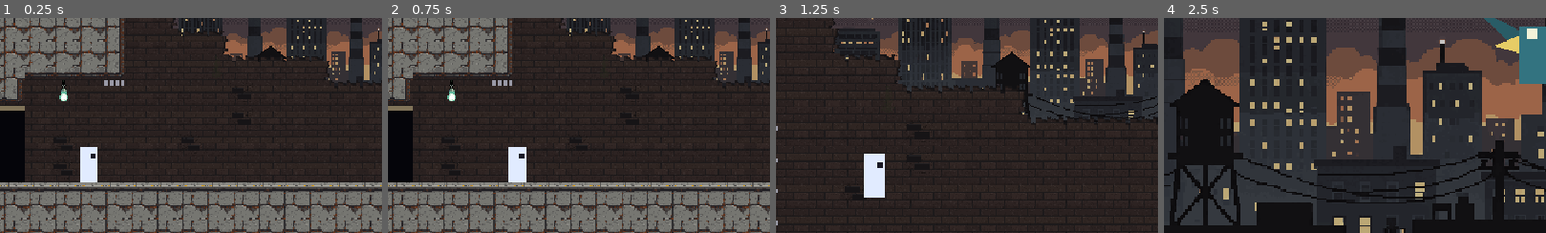
Above: before the commit, frames 1-4 (left to right).
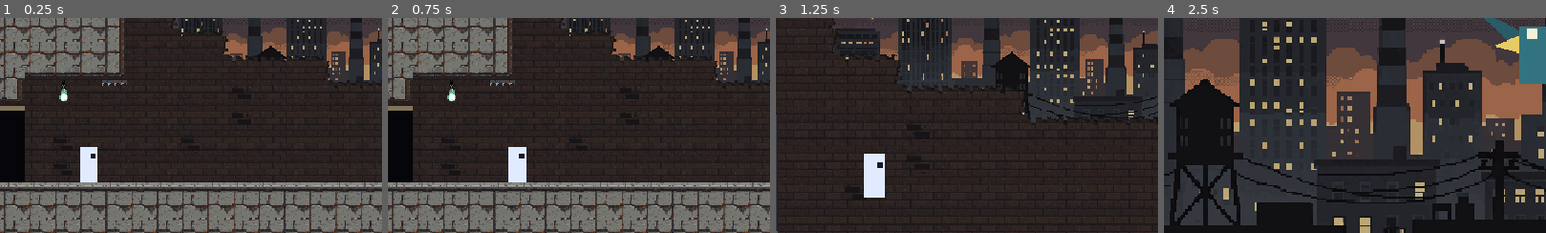
Above: after the commit, the same moments.

Repository: xipheon/hollowlike
Game: Godot game, scene res://scenes/aerie_room.tscn
Same seed, same stepped clock (60 frames per second), same inputs: the game is played once before the commit and once after it. This scene is started directly instead of the project's main scene.
Inputs (mouse positions are % of the whole screen's width and height, from its top left):
- Up to frame 1 (0.25 s): no input
- Up to frame 2 (0.75 s): tap Enter (ui_accept) at 0.5 s; move the mouse to (72, 45) at 0.52 s; hold D (move_right) from 0.53 s (still down); hold J (attack) from 0.53 s (still down); click (72, 45) at 0.67 s
- Up to frame 3 (1.25 s): keep holding D (move_right); keep holding J (attack); tap Space (jump) at 0.77 s
- Up to frame 4 (2.5 s): move the mouse to (30, 55) at 1.27 s; release D (move_right) at 1.28 s; release J (attack) at 1.28 s; hold S (move_down) 1.28-2.03 s; tap K (dash) at 1.35 s; tap Space (jump) at 1.52 s; move the mouse to (60, 28) at 2.02 s; hold D (move_right) from 2.03 s (still down); hold Shift (sprint) from 2.03 s (still down)
The pictures show only the part of the screen within x 0-50%, y 50-100%; the shares and areas given below are measured in that part.

The runs differ from the first frame. In frame 1, 0.2% of the frame differs, in the area x 26-34%, y 28-32%; in frame 2, 0.2%; in frame 3, 0.2%, in the area x 0-1%, y 44-100%; in frame 4, nothing differs.

Commit message:
Draw arena gates as rusted roll-up shutters
tools/make_gate_tiles.gd draws GATE (ribbed slats between guide rails,
repeating down the column), GATE END (ending in a bolted bar with teeth)
and GATE UP (just the bar and teeth under the lintel when raised).
RoomArt keeps the gates on their own layer and switches them when
main.gd shuts or opens the arena; the placeholder bars are gone.

Co-Authored-By: Claude Opus 5.5 <noreply@anthropic.com>

Diff:
--- a/scripts/main.gd
+++ b/scripts/main.gd
@@ -1,6 +1,6 @@
 extends Node2D
 ## Builds a room from LevelData (ASCII): tile art (RoomArt), collisions and
-## hazards, entities. Gates and doors are still placeholders drawn here.
+## hazards, entities. Doors are still placeholders drawn here.
 
 const TILE := 32
 const LAYER_WORLD := 1
@@ -8,7 +8,6 @@
 const SPIKE_HEIGHT := 24.0   # damage area: the bottom of the tile, up to the spike tips
 const DOOR_COLOR := Color(0.02, 0.02, 0.04)
 const DOOR_FRAME_COLOR := Color(0.5, 0.45, 0.35)
-const GATE_COLOR := Color(0.6, 0.6, 0.65)
 const ARENA_TRIGGER_INSET := 3   # tiles past a gate before the boss fight starts
 const INTRO_ZOOM := 2.2
 const INTRO_ZOOM_IN_TIME := 0.7
@@ -21,6 +20,7 @@
 @export var room := "start"
 
 var _rows: Array
+var _art: RoomArt
 var _w := 0
 var _h := 0
 var _player: Player
@@ -40,7 +40,8 @@
 		_w = maxi(_w, row.length())
 	_h = _rows.size()
 
-	RoomArt.new(_rows, _w, _h).build(self, room, LevelData.ROOMS[room].get("background", []))
+	_art = RoomArt.new(_rows, _w, _h)
+	_art.build(self, room, LevelData.ROOMS[room].get("background", []))
 	_build_solids()
 	_spawn_entities()
 	_hud = HUD.new()
@@ -210,7 +211,7 @@
 	_gate_closed = closed
 	for shape in _gate_shapes:
 		shape.set_deferred("disabled", not closed)
-	queue_redraw()
+	_art.set_gates_closed(closed)
 
 
 # ------------------------------------------------------------- Level ----
@@ -441,21 +442,12 @@
 
 # ------------------------------------------------- Placeholder tile art ----
 
-# Ground, platforms, spikes, acid and the background are tile art (RoomArt). These still aren't.
+# Everything else is tile art (RoomArt). Doors still aren't.
 func _draw() -> void:
 	for y in _h:
 		for x in _w:
 			var r := Rect2(x * TILE, y * TILE, TILE, TILE)
 			match _ch(x, y):
-				"|":
-					if _gate_closed:
-						for i in 4:
-							draw_rect(Rect2(r.position.x + 3 + i * 7, r.position.y, 4, TILE), GATE_COLOR)
-						draw_rect(Rect2(r.position.x, r.position.y + 12, TILE, 4), GATE_COLOR)
-					elif _ch(x, y - 1) != "|":
-						# Raised gate: just the spiked bottom edge peeking out under the lintel.
-						for i in 4:
-							draw_rect(Rect2(r.position.x + 3 + i * 7, r.position.y, 4, 8), GATE_COLOR)
 				">":
 					draw_rect(r, DOOR_COLOR)
 					if _ch(x, y - 1) == "#":
--- a/scripts/room_art.gd
+++ b/scripts/room_art.gd
@@ -1,7 +1,7 @@
 class_name RoomArt
 extends RefCounted
 ## Builds a room's tile art from its ASCII rows: solid terrain, one-way
-## platforms, spikes and acid on the
+## platforms, spikes, arena gates and acid on the
 ## main tile sheet, the warehouse wall behind (with windows the skyline shows
 ## through), and the far skyline as a parallax layer. Art only: collisions and
 ## hazards stay in main.gd.
@@ -30,6 +30,9 @@
 const PLAT_R := Vector2i(2, 4)
 const PLAT_ONE := Vector2i(3, 4)
 const SPIKES := [Vector2i(4, 4), Vector2i(5, 4), Vector2i(3, 6), Vector2i(4, 6)]
+const GATE := Vector2i(6, 4)       # shut: the shutter, repeating down the column
+const GATE_END := Vector2i(7, 4)   # shut: its bottom tile, with the teeth
+const GATE_UP := Vector2i(0, 6)    # raised: just the teeth under the lintel
 const ACID_FRAMES := 4
 const ACID_FRAME_TIME := 0.24
 
@@ -80,6 +83,7 @@
 var _h := 0
 var _rng := RandomNumberGenerator.new()
 var _terrain_by_sides := {}
+var _gates: TileMapLayer
 
 
 func _init(rows: Array, width: int, height: int) -> void:
@@ -98,6 +102,25 @@
 	parent.add_child(_make_skyline())
 	parent.add_child(_make_background(background_rows))
 	parent.add_child(_make_foreground())
+	_gates = _layer(TILESET, 0)
+	_gates.name = "Gates"
+	for coords in [GATE, GATE_END, GATE_UP]:
+		_ensure_tile(_gates, coords)
+	parent.add_child(_gates)
+	set_gates_closed(false)
+
+
+## Shows the arena gates (`|`) shut, or raised with only their teeth showing.
+func set_gates_closed(closed: bool) -> void:
+	_gates.clear()
+	for y in _h:
+		for x in _w:
+			if _ch(x, y) != "|":
+				continue
+			if closed:
+				_gates.set_cell(Vector2i(x, y), 0, GATE_END if _ch(x, y + 1) != "|" else GATE)
+			elif _ch(x, y - 1) != "|":
+				_gates.set_cell(Vector2i(x, y), 0, GATE_UP)
 
 
 func _ch(x: int, y: int) -> String:
--- /dev/null
+++ b/tools/make_gate_tiles.gd
@@ -0,0 +1,120 @@
+extends SceneTree
+## Draws the arena gate as a rusted roll-up steel shutter (GATE, GATE END and
+## GATE UP on the tile sheet) and writes a preview. GATE is the ribbed shutter
+## and repeats up the column; GATE END is its bottom tile, ending in a heavy
+## bar with teeth; GATE UP is just that bar and teeth peeking out under the
+## lintel when the gate is raised. Run from the project folder:
+##   godot --headless --path . --script res://tools/make_gate_tiles.gd
+
+const TILE := 32
+const SHEET_PATH := "res://art/tiles/tileset.png"
+const PREVIEW_PATH := "res://art/tiles/source/gate_preview.png"
+const PREVIEW_SCALE := 4
+const GATE := Vector2i(6, 4)
+const GATE_END := Vector2i(7, 4)
+const GATE_UP := Vector2i(0, 6)
+
+const SLAT := 8          # px per shutter slat; divides TILE so the shutter repeats
+const RAIL := 3          # width of the guide channel down each side
+const BAR := 6           # height of the bottom bar
+const TEETH := 4         # height of the teeth below it
+const TOOTH_PITCH := 8
+const UP_SHOWS := 8      # px of bar and teeth showing when raised (SHEETS.md)
+
+# Slat rows, top to bottom: highlight, face, face, face, face, shadow, groove, shadow.
+const SLAT_ROWS := [Color8(128, 136, 144), Color8(100, 106, 114), Color8(96, 102, 110), Color8(92, 98, 106),
+	Color8(88, 94, 102), Color8(62, 66, 74), Color8(34, 36, 42), Color8(56, 60, 68)]
+const RAIL_COLORS := [Color8(30, 32, 38), Color8(52, 56, 62), Color8(40, 42, 48)]
+const BAR_COLORS := [Color8(140, 146, 150), Color8(84, 88, 94), Color8(66, 70, 76), Color8(40, 42, 48)]
+const TOOTH := Color8(150, 156, 160)
+const TOOTH_DARK := Color8(70, 74, 80)
+const OUTLINE := Color8(22, 22, 26)
+const RUST := Color8(122, 62, 30)
+const RUST_DARK := Color8(84, 40, 22)
+
+
+func _init() -> void:
+	var gate := _shutter()
+	var end := _shutter()
+	_bar_and_teeth(end, TILE - BAR - TEETH)
+	# Raised: the last UP_SHOWS px of the bottom end, at the top of the tile.
+	var up := Image.create(TILE, TILE, false, Image.FORMAT_RGBA8)
+	up.blit_rect(end, Rect2i(0, TILE - UP_SHOWS, TILE, UP_SHOWS), Vector2i.ZERO)
+
+	var sheet := Image.load_from_file(ProjectSettings.globalize_path(SHEET_PATH))
+	sheet.convert(Image.FORMAT_RGBA8)
+	for pair in [[gate, GATE], [end, GATE_END], [up, GATE_UP]]:
+		var at: Vector2i = pair[1] * TILE
+		sheet.fill_rect(Rect2i(at, Vector2i(TILE, TILE)), Color(0, 0, 0, 0))
+		sheet.blit_rect(pair[0], Rect2i(0, 0, TILE, TILE), at)
+	sheet.save_png(ProjectSettings.globalize_path(SHEET_PATH))
+	_save_preview(gate, end, up)
+	print("Wrote gate tiles to %s and preview to %s" % [SHEET_PATH, PREVIEW_PATH])
+	quit()
+
+
+func _noise(x: int, y: int, salt: int) -> float:
+	return float(absi(hash(Vector3i(x, y, salt))) % 1000) / 1000.0
+
+
+## Ribbed steel slats between two guide rails, with rust running down from the
+## grooves. Everything is worked out from y mod TILE, so it repeats vertically.
+func _shutter() -> Image:
+	var img := Image.create(TILE, TILE, false, Image.FORMAT_RGBA8)
+	for y in TILE:
+		for x in TILE:
+			var c: Color
+			if x < RAIL or x >= TILE - RAIL:
+				var k := x if x < RAIL else TILE - 1 - x
+				c = RAIL_COLORS[k]
+			else:
+				var row := y % SLAT
+				c = SLAT_ROWS[row]
+				# Rust streaks run down a slat from the groove above it.
+				var streak := _noise(x, y / SLAT, 1)
+				if streak < 0.18 and row < 1 + int(streak * 30.0):
+					c = RUST if row > 0 else RUST_DARK
+				elif _noise(x, y, 2) < 0.05:
+					c = c.darkened(0.15)
+			img.set_pixel(x, y, c)
+	return img
+
+
+## The heavy bottom bar, with bolts, and a row of teeth pointing down under it.
+func _bar_and_teeth(img: Image, top: int) -> void:
+	for y in range(top, top + BAR):
+		var k := y - top
+		for x in TILE:
+			var c: Color = BAR_COLORS[0] if k == 0 else BAR_COLORS[3] if k == BAR - 1 else BAR_COLORS[1] if k < 3 else BAR_COLORS[2]
+			if k in [2, 3] and x in [6, 7, 24, 25]:
+				c = BAR_COLORS[0] if k == 2 else BAR_COLORS[3]   # bolts
+			elif _noise(x, y, 3) < 0.08:
+				c = RUST
+			img.set_pixel(x, y, c)
+	for y in range(top + BAR, TILE):
+		var depth := y - top - BAR
+		for x in TILE:
+			var into := posmod(x - TOOTH_PITCH / 2, TOOTH_PITCH) - TOOTH_PITCH / 2   # -4..3, 0 = tooth centre
+			var half := 3 - depth
+			if into < -half or into > half:
+				img.set_pixel(x, y, Color(0, 0, 0, 0))
+				continue
+			var c := TOOTH if into >= 0 else TOOTH_DARK
+			if into == -half or into == half:
+				c = OUTLINE
+			img.set_pixel(x, y, c)
+
+
+## Shut (GATE x3 over GATE END) beside raised (GATE UP under a lintel).
+func _save_preview(gate: Image, end: Image, up: Image) -> void:
+	var img := Image.create(TILE * 4, TILE * 5, false, Image.FORMAT_RGBA8)
+	img.fill(Color8(40, 33, 32))
+	var lintel := Color8(120, 120, 124)
+	for col in [0, 2]:
+		img.fill_rect(Rect2i(col * TILE, 0, TILE, TILE), lintel)
+	for y in range(1, 4):
+		img.blend_rect(gate, Rect2i(0, 0, TILE, TILE), Vector2i(0, y * TILE))
+	img.blend_rect(end, Rect2i(0, 0, TILE, TILE), Vector2i(0, 4 * TILE))
+	img.blend_rect(up, Rect2i(0, 0, TILE, TILE), Vector2i(2 * TILE, TILE))
+	img.resize(img.get_width() * PREVIEW_SCALE, img.get_height() * PREVIEW_SCALE, Image.INTERPOLATE_NEAREST)
+	img.save_png(ProjectSettings.globalize_path(PREVIEW_PATH))
Binary file added: art/tiles/source/gate_preview.png
Binary file changed: art/tiles/tileset.png
Not shown, added: tools/make_gate_tiles.gd.uid
